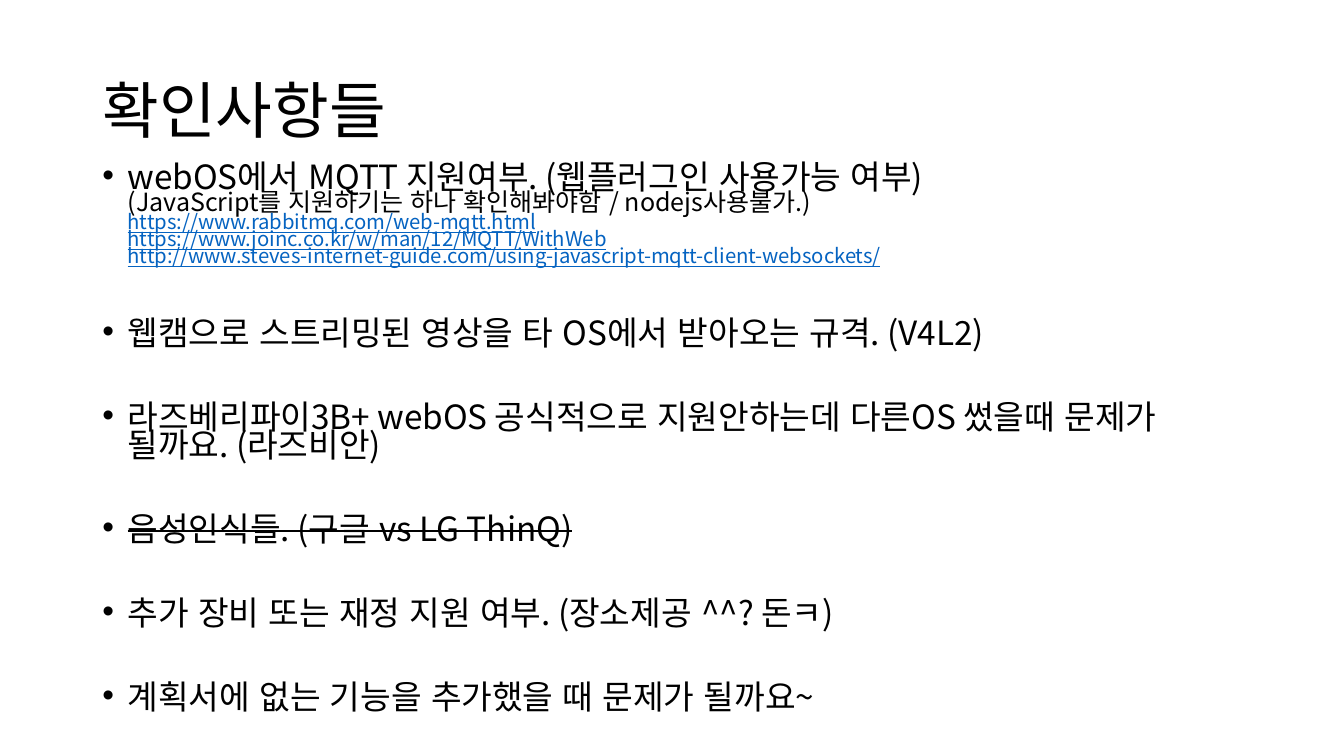
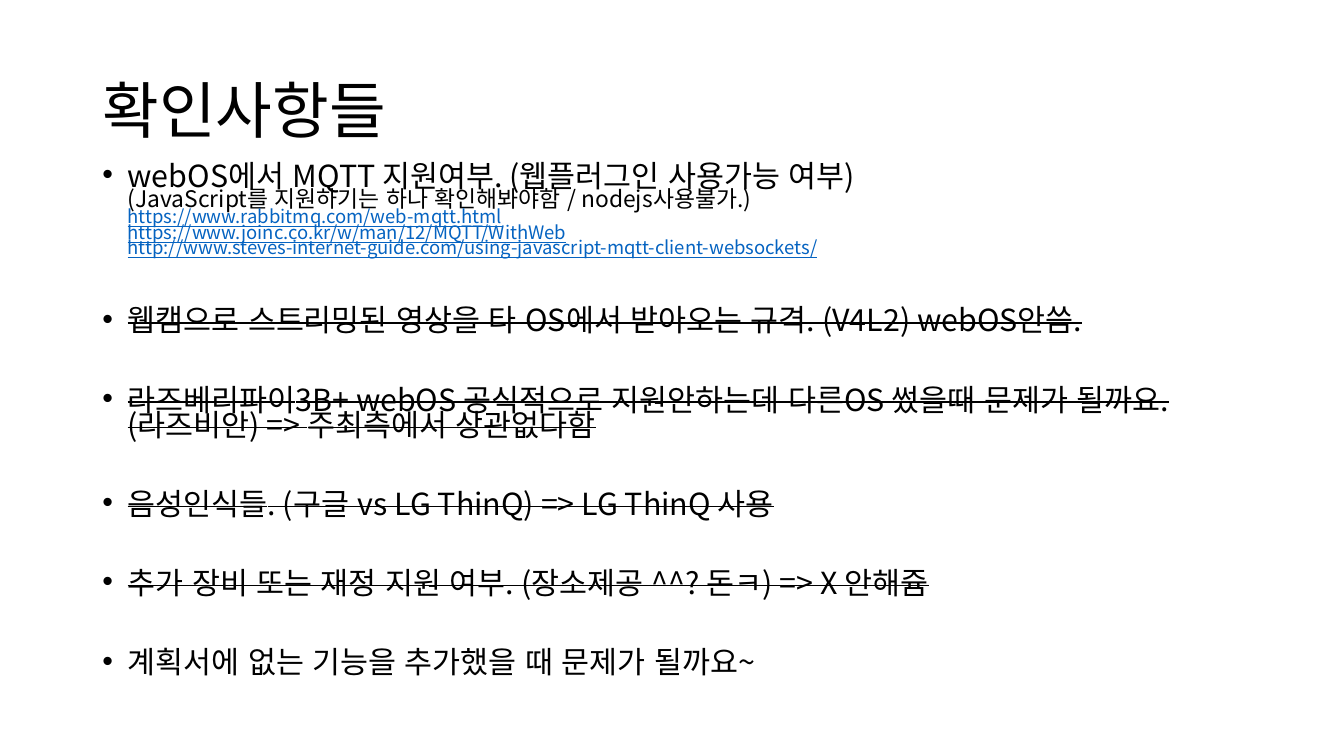
Before and after one commit to chhs2131/2021ESWContest_webOS_Three-Americano, a slide deck: slide 14 of 개발현황/webOS공모전 개발현황 최현식 20210726.pptx. Drawn at 1344x756 pixels with LibreOffice and Linux fonts; fonts in the diff are those of the drawing. Boxes give left, top, right and bottom in pixels: in the first picture for what was removed or moved away, otherwise in the second. Text is boxed around its words. In the diff, an @@ line names an element or a change of style, - is before the commit and + after.

```diff
--- a/개발현황/webOS공모전 개발현황 최현식 20210726.pptx
+++ b/개발현황/webOS공모전 개발현황 최현식 20210726.pptx
@@ text at (128,162,855,676): size 23.8 to 21.7 pt in "webOS에서 MQTT 지원여부. (웹플러그인 사용가능 여부)", "계획서에 없는 기능을 추가했을 때 문제가 될까요~"; size 17.9 to 16.3 pt in "(JavaScript를 지원하기는 하나 확인해봐야함 / nodejs사용불가.)"; size 14.4 to 13.2 pt in "https://www.rabbitmq.com/web-mqtt.html https://www.joinc.co. ..." @@
@@ text at (128,306,1168,600): text changed; size 23.8 to 21.7 pt @@
-• 웹캠으로 스트리밍된 영상을 타 OS에서 받아오는 규격. (V4L2)
-• 라즈베리파이3B+ webOS 공식적으로 지원안하는데 다른OS 썼을때 문제가 될까요. (라즈비안)
-• 음성인식들. (구글 vs LG ThinQ)
-• 추가 장비 또는 재정 지원 여부. (장소제공 ^^? 돈ㅋ)
+• 웹캠으로 스트리밍된 영상을 타 OS에서 받아오는 규격. (V4L2) webOS안씀.
+• 라즈베리파이3B+ webOS 공식적으로 지원안하는데 다른OS 썼을때 문제가 될까요. (라즈비안) => 주최측에서 상관없다함
+• 음성인식들. (구글 vs LG ThinQ) => LG ThinQ 사용
+• 추가 장비 또는 재정 지원 여부. (장소제공 ^^? 돈ㅋ) => X 안해쥼
```
Also in this commit, not shown: 1 other file.
